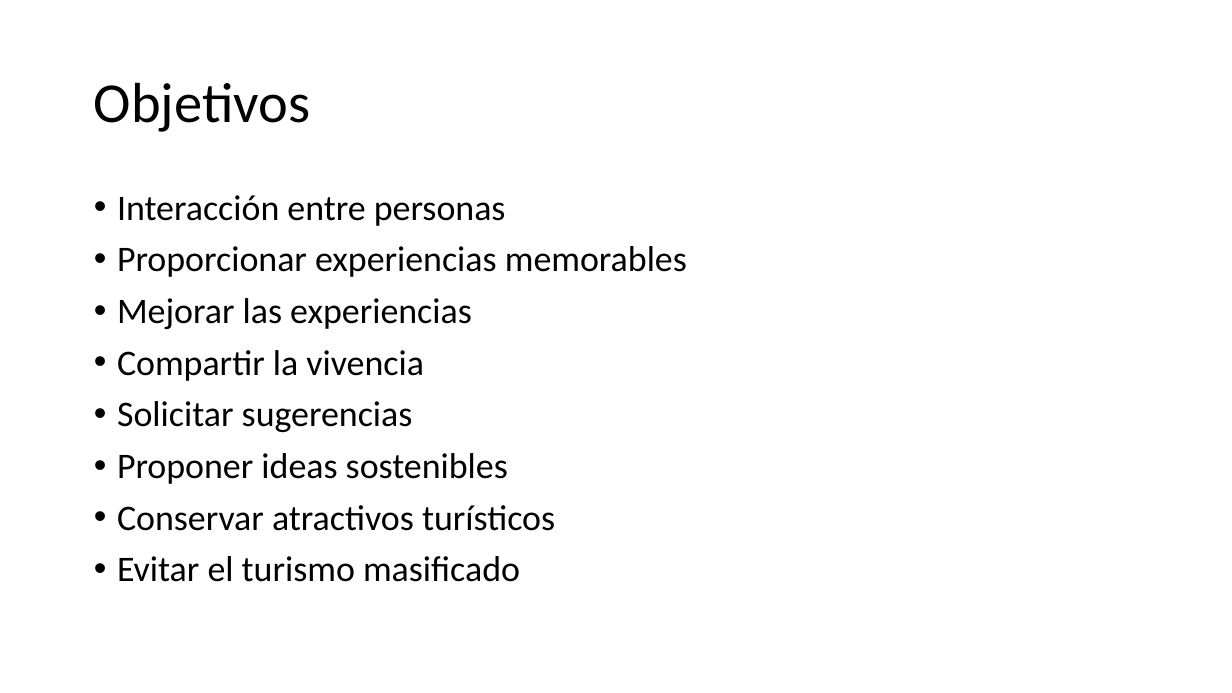
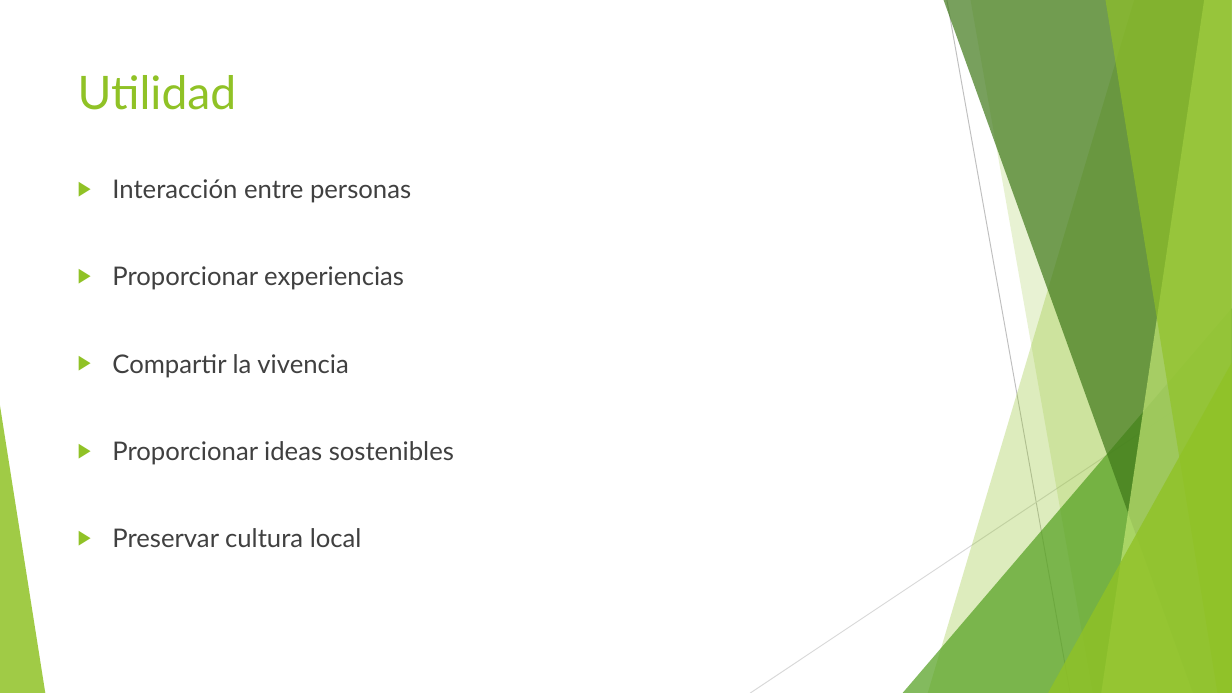
Before and after one commit to AlbertoCortina/Hack4SD, a slide deck: slide 3 of Documentacion/Hack4SD.pptx (slide 2 before the commit). Drawn at 1232x693 pixels with LibreOffice and Linux fonts; fonts in the diff are those of the drawing. Boxes give left, top, right and bottom in pixels: in the first picture for what was removed or moved away, otherwise in the second. Text is boxed around its words. In the diff, an @@ line names an element or a change of style, - is before the commit and + after.

```diff
--- a/Documentacion/Hack4SD.pptx
+++ b/Documentacion/Hack4SD.pptx
@@ title "Utilidad" at (78, 75, 237, 110): vertical alignment middle to top @@
@@ title at (78, 75, 237, 110): text changed; size 44 to 36 pt; font Calibri to Lato; text colour #000000 to #90C226 @@
-Objetivos
+Utilidad
@@ text "Interacción entre personas": place and size @@
-text "Interacción entre personas" at (117, 195, 687, 582)
+text "Interacción entre personas" at (112, 179, 454, 547)
@@ text at (112, 179, 411, 378): size 28 to 20 pt, font Calibri to Lato, text colour #000000 to #404040 in "Interacción entre personas", "Compartir la vivencia"; bullet • to ▶; line spacing 0.9 to 1 @@
@@ text at (112, 266, 404, 290): text changed; size 28 to 20 pt; font Calibri to Lato; text colour #000000 to #404040 @@
-• Proporcionar experiencias memorables
-• Mejorar las experiencias
+▶ Proporcionar experiencias
@@ group added at (0, 0, 1232, 693): 5 freeform shapes, 3 triangles, 2 lines @@
@@ text at (112, 441, 454, 547): text changed; size 28 to 20 pt; font Calibri to Lato; text colour #000000 to #404040 @@
-• Solicitar sugerencias
-• Proponer ideas sostenibles
-• Conservar atractivos turísticos
-• Evitar el turismo masificado
+▶ Proporcionar ideas sostenibles
+▶ Preservar cultura local
```
Also in this commit, not shown: 1 other slide changed, 4 slides added, 4 slides removed.
